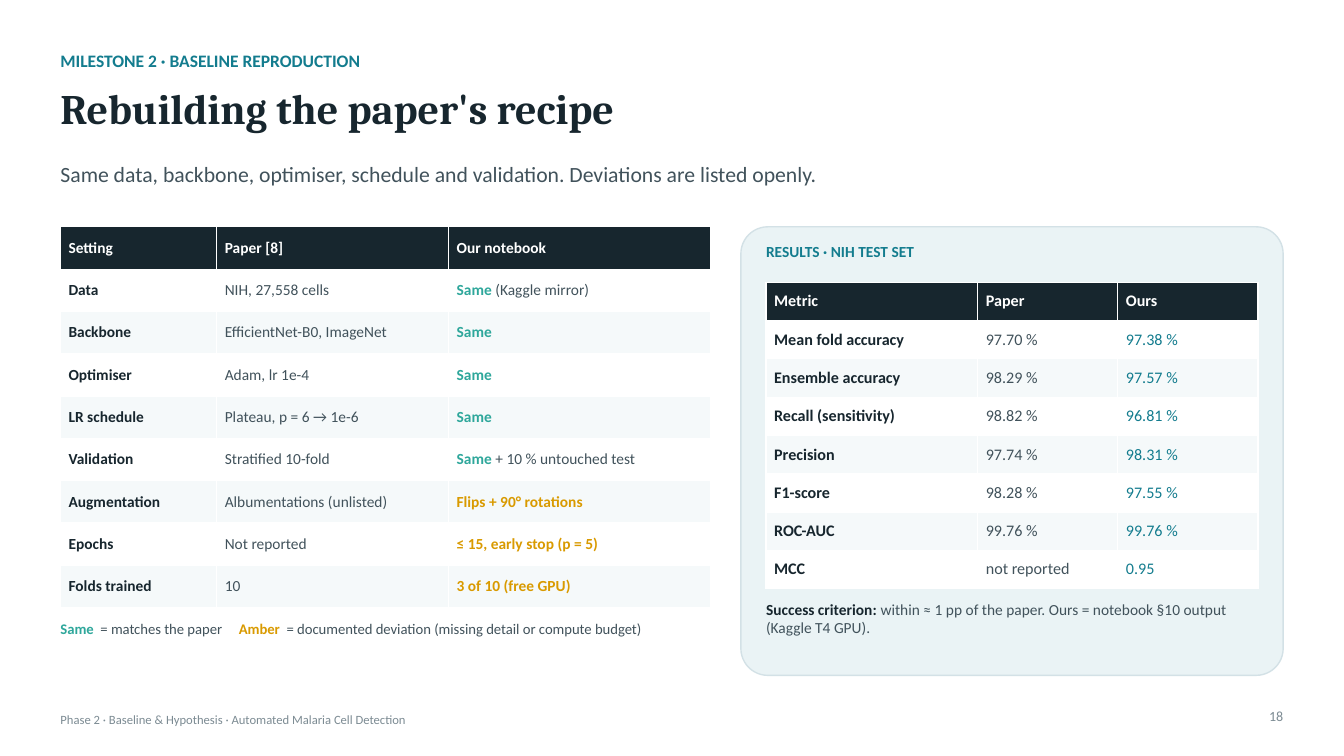
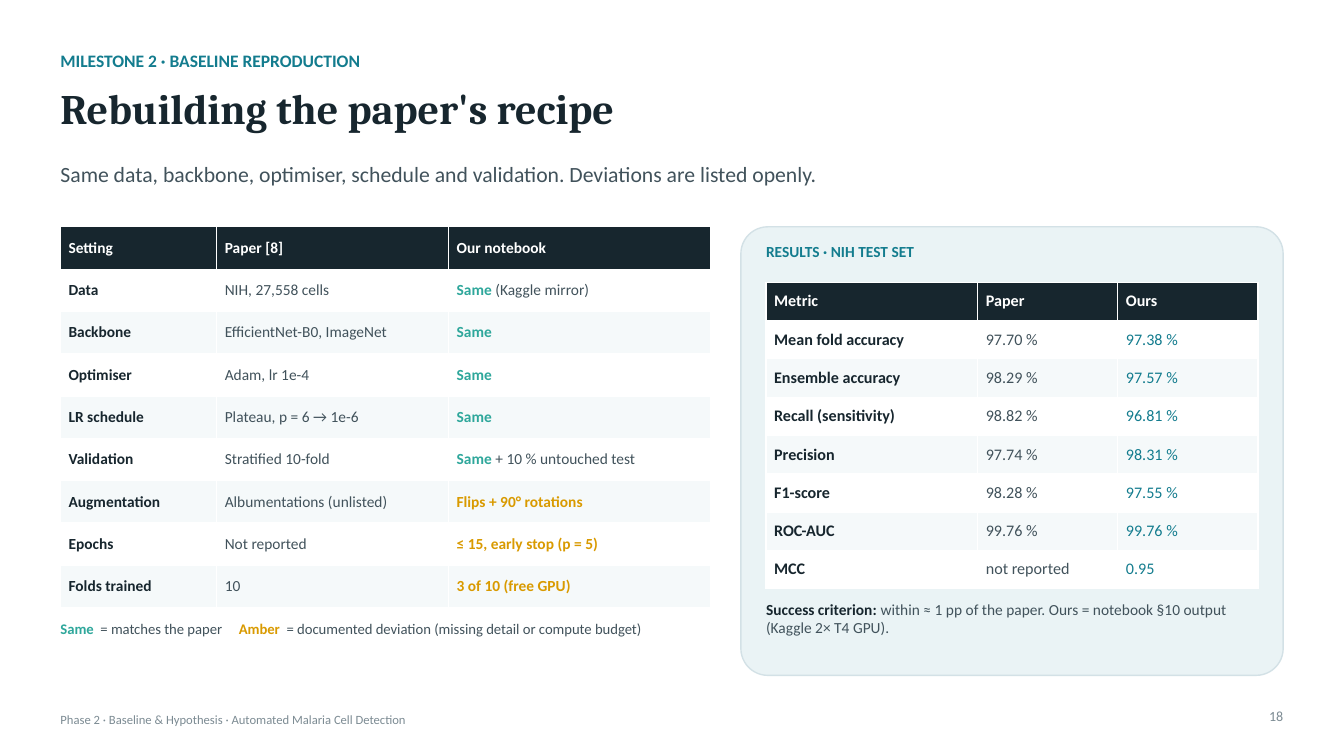
Before and after one commit to amathziah/malaria-detection, a slide deck: slide 18 of slides/Malaria_Phase2_Baseline_Hypothesis_filled.pptx. Drawn at 1344x756 pixels with LibreOffice and Linux fonts; fonts in the diff are those of the drawing. Boxes give left, top, right and bottom in pixels: in the first picture for what was removed or moved away, otherwise in the second. Text is boxed around its words. In the diff, an @@ line names an element or a change of style, - is before the commit and + after.

Commit message:
Slide 18: footer says 2× T4 GPU

```diff
--- a/slides/Malaria_Phase2_Baseline_Hypothesis_filled.pptx
+++ b/slides/Malaria_Phase2_Baseline_Hypothesis_filled.pptx
@@ text at box(766, 604, 1227, 636): text changed @@
-Success criterion: within ≈ 1 pp of the paper. Ours = notebook §10 output (Kaggle T4 GPU).
+Success criterion: within ≈ 1 pp of the paper. Ours = notebook §10 output (Kaggle 2× T4 GPU).
```
